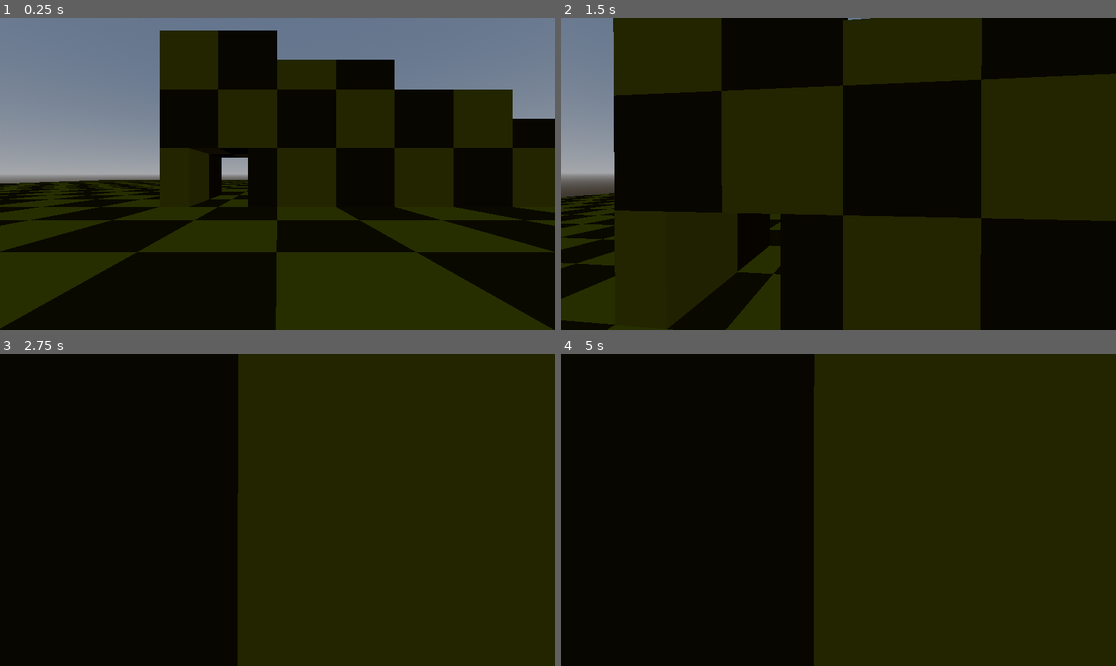
Above: before the commit, frames 1-4 (two rows, left to right).
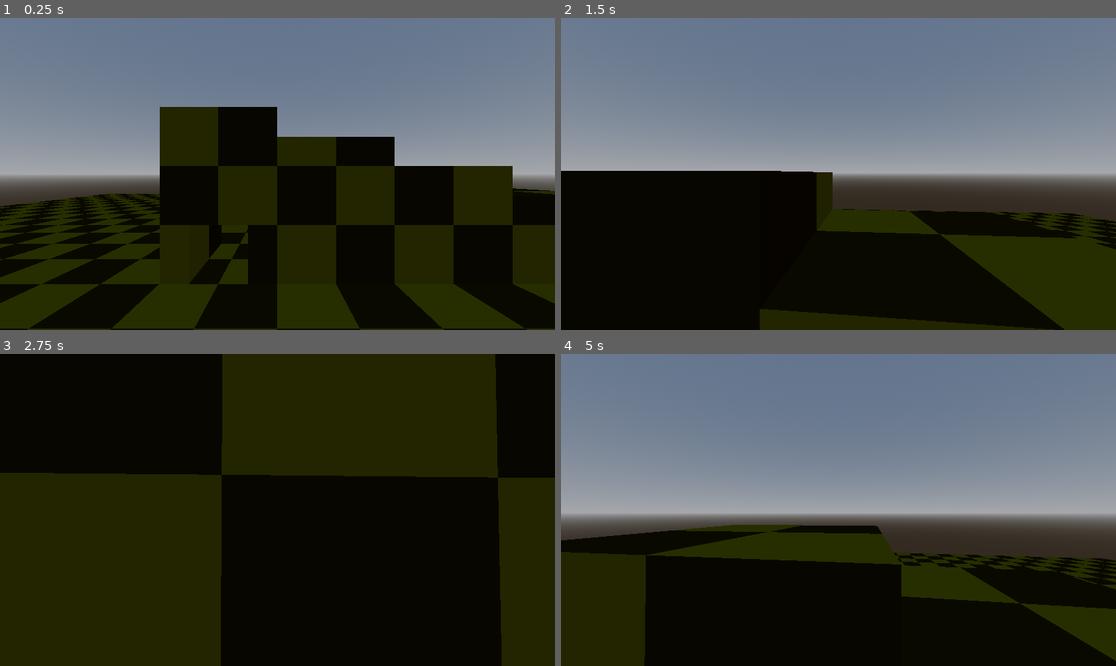
Above: after the commit, the same moments.

Repository: ColinVanderMeer/Extensibility
Game: Godot game, scene res://scenes/testMap.tscn
Two runs of this game, one before a commit and one after it. Both use one fixed random seed, a clock stepped at 60 frames per second and the inputs below. The project has no main scene, so this scene is started directly.
Inputs (mouse positions are in pixels of both pictures, inside the frame that each line leads up to):
- Up to frame 1 (0.25 s): no input
- Up to frame 2 (1.5 s): tap Enter at 0.5 s; move the mouse to (866, 174) at 0.52 s; hold W (forward) from 0.53 s (still down); tap E (interact) at 0.6, 1.35 s; tap Space (jump) at 0.77 s; move the mouse to (810, 174) at 1.27 s
- Up to frame 3 (2.75 s): keep holding W (forward); tap Space (jump) at 1.52 s; move the mouse to (288, 503) at 2.02 s; tap E (interact) at 2.1 s
- Up to frame 4 (5 s): keep holding W (forward); tap Space (jump) at 2.75, 3.02, 3.77, 4.52 s; move the mouse to (832, 516) at 2.77 s; tap E (interact) at 2.85, 3.6, 4.35 s; move the mouse to (877, 513) at 3.52 s; move the mouse to (794, 506) at 4.27 s

The runs differ from the first frame. In frame 1, 50% of the frame differs, in the area x 0-100%, y 4-100%; in frame 2, 79%; in frame 3, 59%; in frame 4, 82%, in the area x 0-100%, y 0-100%.

Commit message:
Change jump height based on size

Diff:
--- a/scenes/player.gd
+++ b/scenes/player.gd
@@ -1,13 +1,13 @@
 extends CharacterBody3D
 
 @export var  SPEED = 6.0
-const JUMP_VELOCITY = 4.5
+var JUMP_VELOCITY = 5
 @export var sensivity = 0.1
 var fov = false
 var lerp_speed= 1
 
 enum SIZE { Small, Normal, Big }
-@export var playerSize: SIZE
+@export var playerSize: SIZE = SIZE.Normal
 
 # Get the gravity from the project settings to be synced with RigidBody nodes.
 var gravity = ProjectSettings.get_setting("physics/3d/default_gravity")
@@ -55,12 +55,15 @@
 	match playerSize:
 		SIZE.Small:
 			SPEED = 2.0
+			JUMP_VELOCITY = 3
 			self.scale = Vector3(0.3, 0.3, 0.3)
 		SIZE.Normal:
 			SPEED = 6.0
+			JUMP_VELOCITY = 5
 			self.scale = Vector3(1, 1, 1)
 		SIZE.Big:
 			SPEED = 18.0
+			JUMP_VELOCITY = 8
 			self.scale = Vector3(3, 3, 3)
 
 	# Get the input direction and handle the movement/deceleration.
